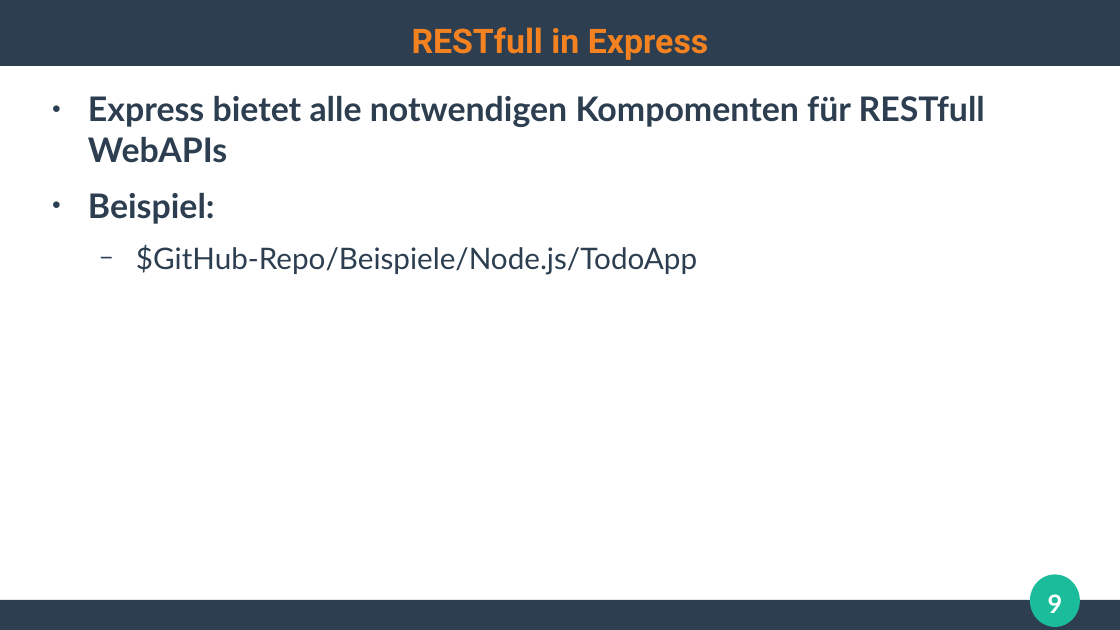
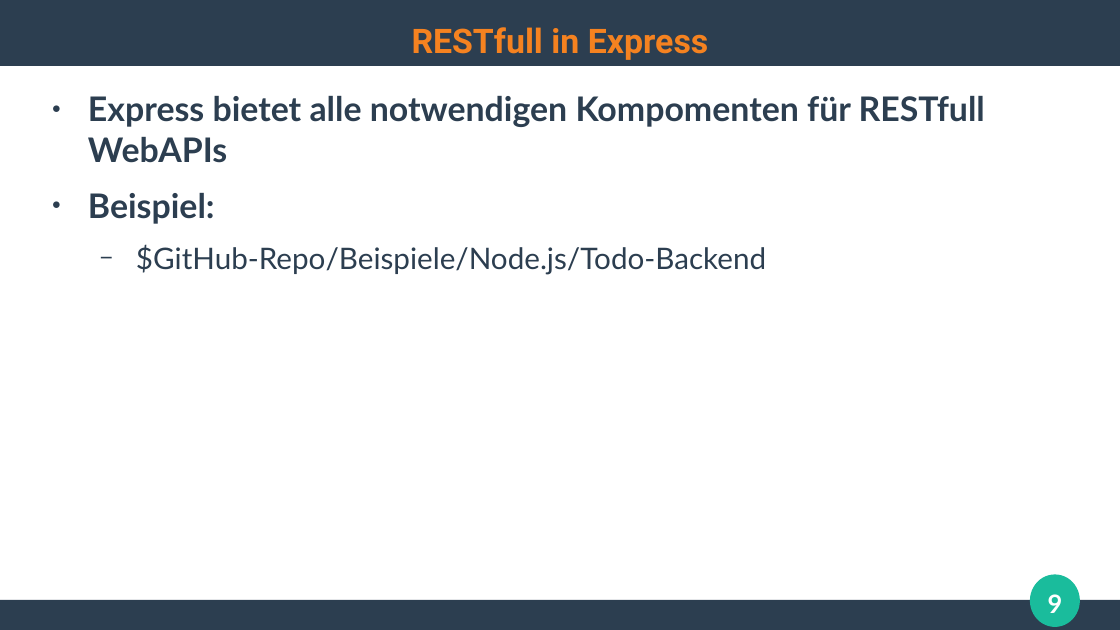
Before and after one commit to ghandmann/HS-AlbSig-WebAnwendungen2, a slide deck: slide 9 of Kapitel/04_RESTfull_APIs.odp. Drawn at 1120x630 pixels with LibreOffice and Linux fonts; fonts in the diff are those of the drawing. Boxes give left, top, right and bottom in pixels: in the first picture for what was removed or moved away, otherwise in the second. Text is boxed around its words. In the diff, an @@ line names an element or a change of style, - is before the commit and + after.

Commit message:
Update kapitel to reference todo-backend

```diff
--- a/Kapitel/04_RESTfull_APIs.odp
+++ b/Kapitel/04_RESTfull_APIs.odp
@@ text at [136, 244, 766, 275]: text changed @@
-  − $GitHub-Repo/Beispiele/Node.js/TodoApp
+  − $GitHub-Repo/Beispiele/Node.js/Todo-Backend
```
Also in this commit, not shown: 1 other file.
